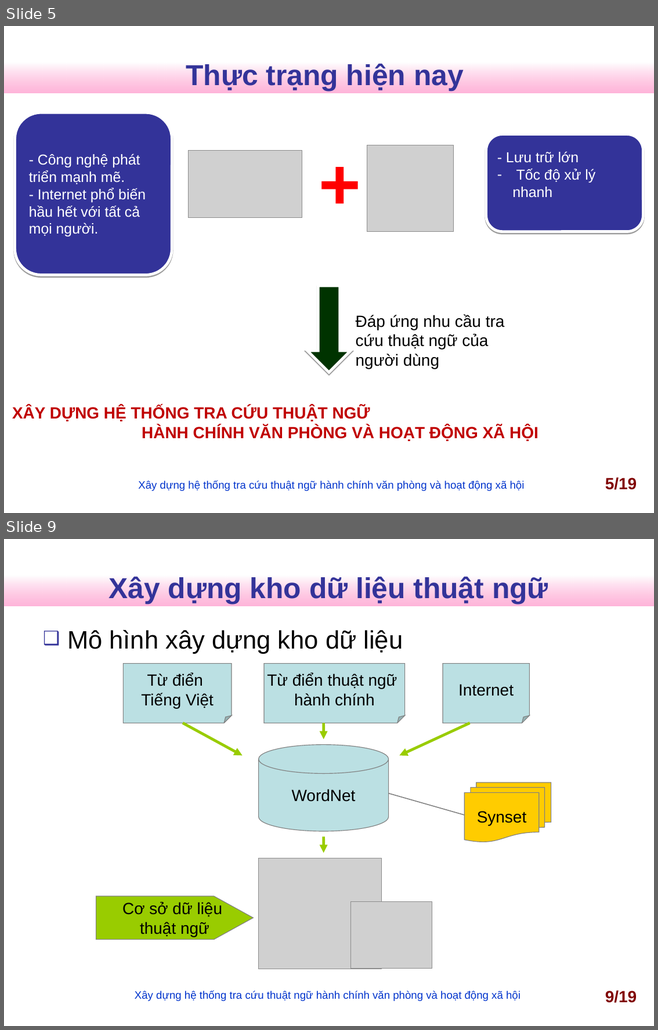
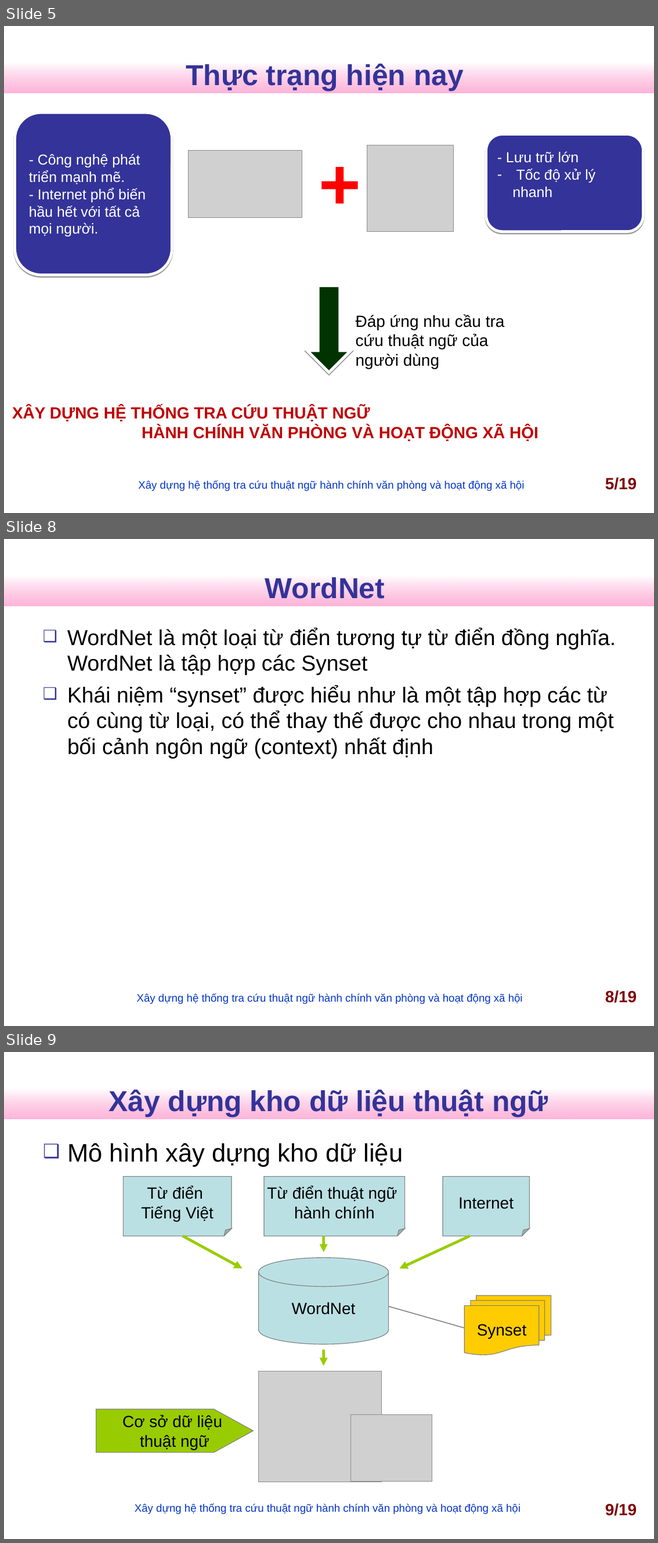
Before and after one commit to nguyentk90/tra-cuu-thuat-ngu-hanh-chinh, a slide deck: Documents/slideN2013.ppt. Shown one above the other, each under a label of ours: slides 5 and 9 before the commit, slides 5, 8 and 9 after it; the slides between them are not shown. The pictures are 658x1030 and 658x1543 pixels, drawn with LibreOffice and Linux fonts; fonts in the diff are those of the drawing; grey boxes stand for pictures; background and template pictures are left out. Boxes give left, top, right and bottom in pixels: in the first picture for what was removed or moved away, otherwise in the second. Text is boxed around its words. In the diff, an @@ line names an element or a change of style, - is before the commit and + after.

```diff
--- a/Documents/slideN2013.ppt
+++ b/Documents/slideN2013.ppt
@@ slide 8 added at (x1=4, y1=539, x2=654, y2=1026), background #FFFFFF; not listed: 1 template element that a slide beside it also shows @@
@@ title added at (x1=265, y1=575, x2=384, y2=599), 32 pt, text #333399, bold @@
+WordNet
@@ text added at (x1=67, y1=628, x2=615, y2=759), 24 pt, text #000000 @@
+❑ WordNet là một loại từ điển tương tự từ điển đồng nghĩa. WordNet là tập hợp các Synset
+❑ Khái niệm “synset” được hiểu như là một tập hợp các từ có cùng từ loại, có thể thay thế được cho nhau trong một bối cảnh ngôn ngữ (context) nhất định
@@ page number added at (x1=605, y1=990, x2=636, y2=1003), 18 pt, text #800000, bold @@
+8/19
@@ text added at (x1=137, y1=994, x2=523, y2=1004), 12 pt, text #0033CC @@
+Xây dựng hệ thống tra cứu thuật ngữ hành chính văn phòng và hoạt động xã hội
```
Also in this commit, not shown: 5 slides changed, 2 other files.
